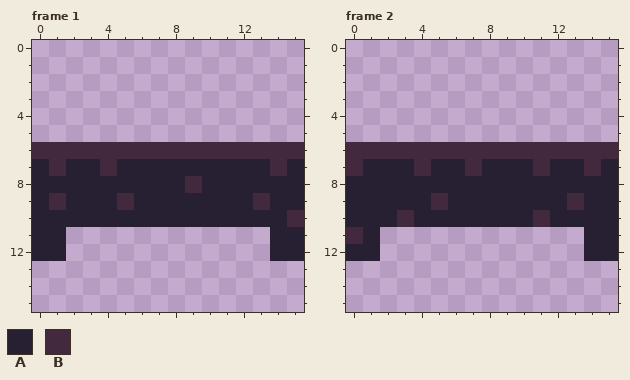
A pixel-art file gets an edit: 2D Platformer/Sprites/Obsticles/Missiles/movingPlatform.aseprite. The picture above was drawn from the file before the commit.
16x16 pixels, 5 frames. Shown: frame 1, frame 2. The commit also changed other frames, which this record leaves out.
Palette (. is transparent): A #262032  B #43293e
Pixels before, frame 1, first column x 0:
 6 BBBBBBBBBBBBBBBB
 7 ABAABAAAAAAAAABA
 8 AAAAAAAAABAAAAAA
 9 ABAAABAAAAAAABAA
10 AAAAAAAAAAAAAAAB
11 AA............AA
12 AA............AA
Pixels before, frame 2, first column x 0:
 6 BBBBBBBBBBBBBBBB
 7 BAAABAABAAABAABA
 8 AAAAAAAAAAAAAAAA
 9 AAAAABAAAAAAABAA
10 AAABAAAAAAABAAAA
11 BA............AA
12 AA............AA
And afterwards:
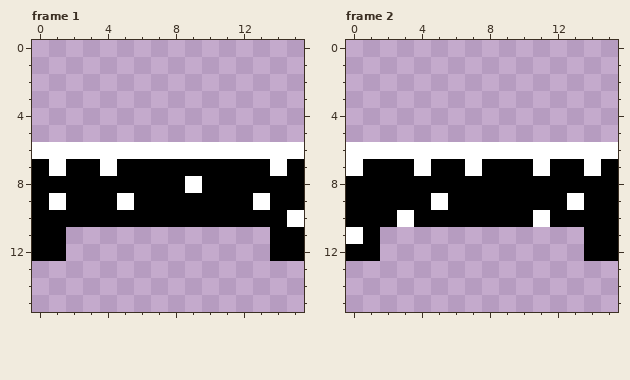
Diff:
colour A: #262032 -> #000000
colour B: #43293e -> #ffffff
Boxes around the changes in both pictures, in picture pixels (x1, y1, x2, y2):
changed: (32, 142, 304, 261)
changed: (346, 142, 618, 261)
